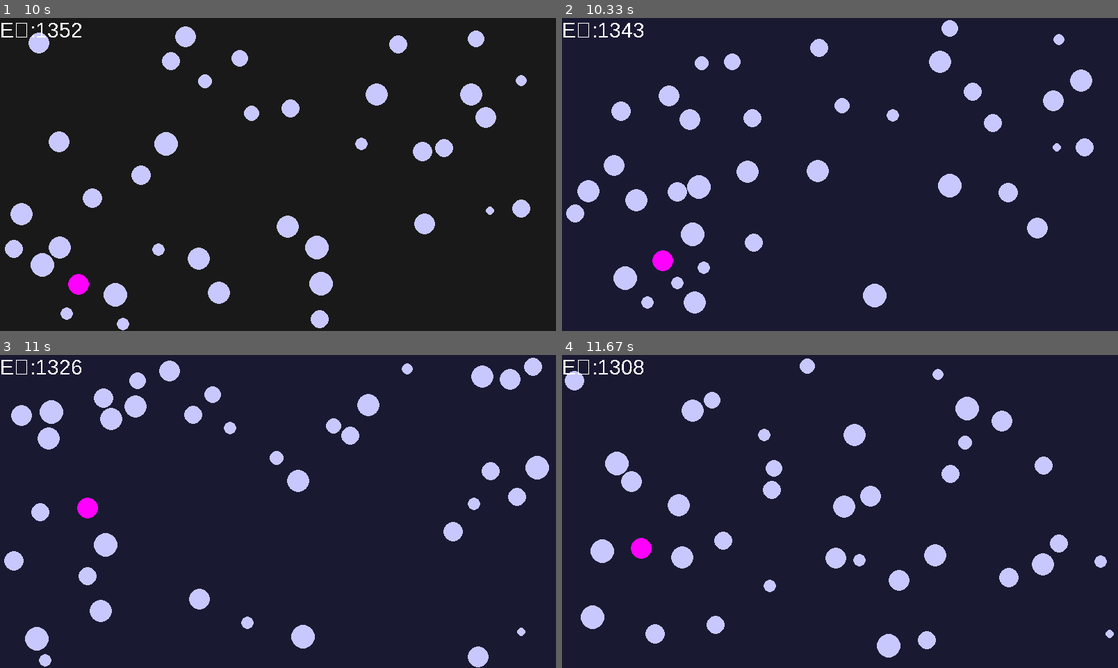
Above: before the commit, frames 1-4 (two rows, left to right).
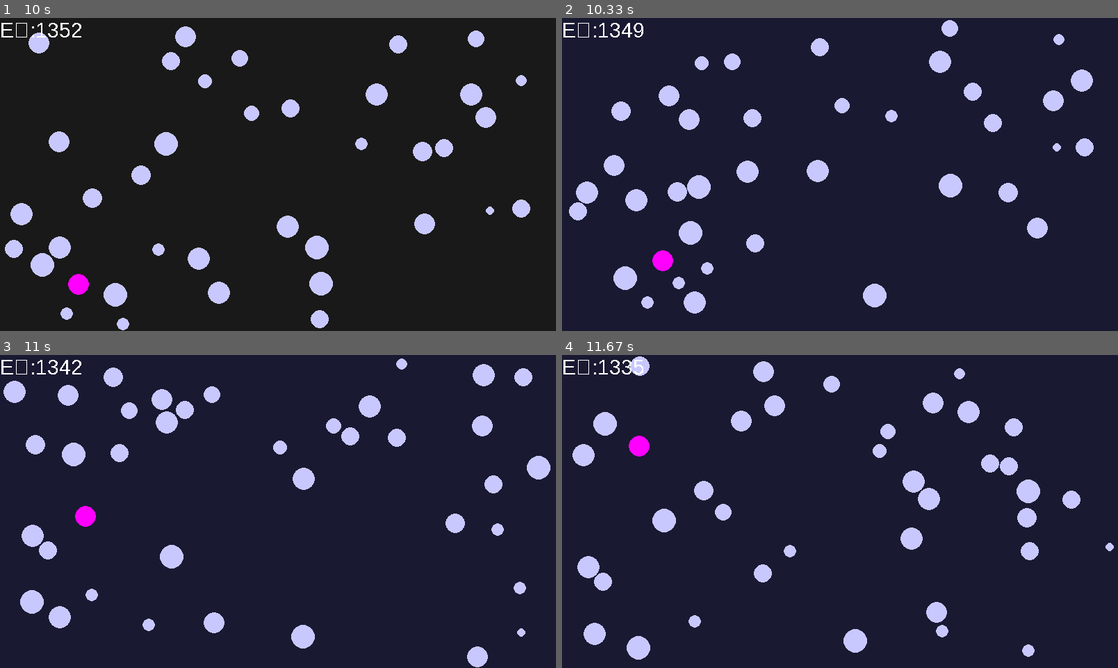
Above: after the commit, the same moments.

Repository: aaron24953/chaos
Game: pygame game, started from particle sim.py
Two runs of this game, one before a commit and one after it. Both use one fixed random seed, a clock stepped at 60 frames per second and the inputs below.
Inputs:
- Up to frame 1 (10 s): no input
- Up to frame 2 (10.33 s): no input
- Up to frame 3 (11 s): no input
- Up to frame 4 (11.67 s): no input

Frame 1 is identical in both runs. In frame 2, 0.4% of the frame differs, in the area x 0-96%, y 1-87%; in frame 3, 8.5%; in frame 4, 12%, in the area x 0-100%, y 0-98%.

Commit message:
decreased cool/heat reate

Diff:
--- a/particle sim.py
+++ b/particle sim.py
@@ -27,11 +27,11 @@
     self.pos[0]+=self.vel[0]
     self.pos[1]+=self.vel[1]
     if self.state==0:
-      self.vel[0]*=(1-0.01/UPS)
-      self.vel[1]*=(1-0.01/UPS)
+      self.vel[0]*=(1-0.004/UPS)
+      self.vel[1]*=(1-0.004/UPS)
     if self.state==1:
-      self.vel[0]*=(1+0.015/UPS)
-      self.vel[1]*=(1+0.015/UPS)
+      self.vel[0]*=(1+0.006/UPS)
+      self.vel[1]*=(1+0.006/UPS)
 
   def launch(self,ang,vel,pos):
     self.pos[0]=pos[0]
